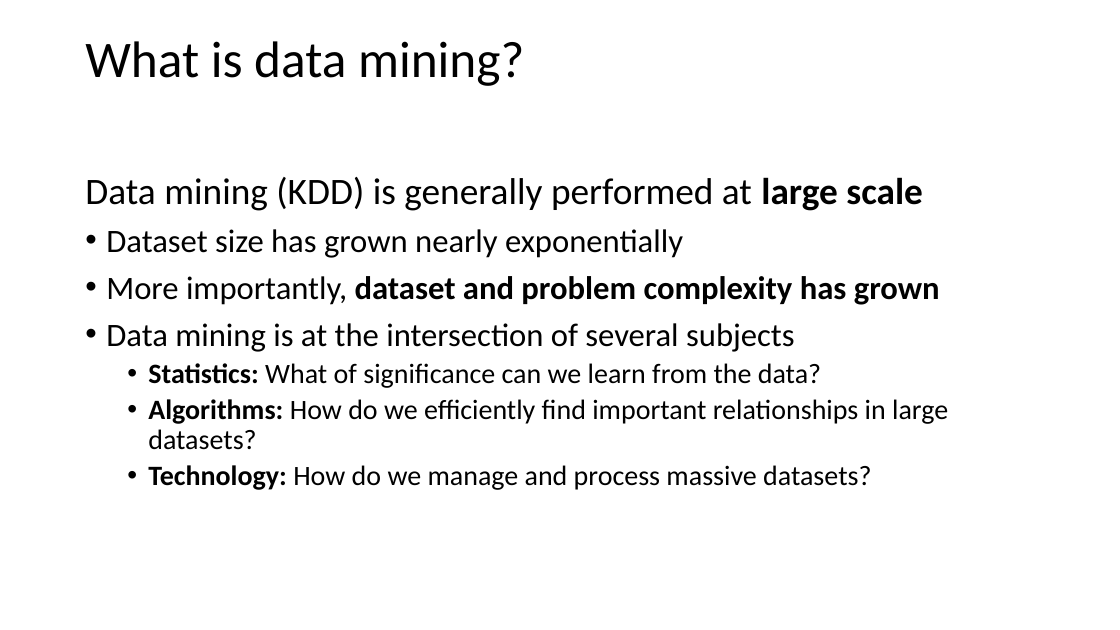
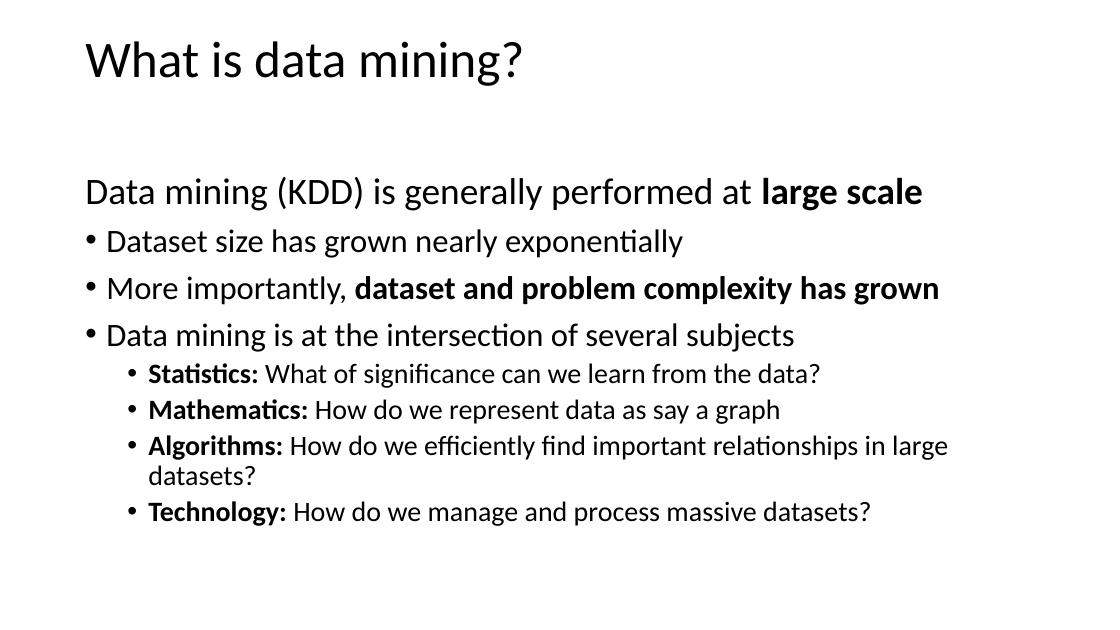
Before and after one commit to StephenElston/CSCI-E-108, a slide deck: slide 3 of slides/1_Introduction.pptx. Drawn at 1120x630 pixels with LibreOffice and Linux fonts; fonts in the diff are those of the drawing. Boxes give left, top, right and bottom in pixels: in the first picture for what was removed or moved away, otherwise in the second. Text is boxed around its words. In the diff, an @@ line names an element or a change of style, - is before the commit and + after.

Commit message:
Initial commit of data sources document

```diff
--- a/slides/1_Introduction.pptx
+++ b/slides/1_Introduction.pptx
@@ text at box(148, 399, 780, 424): paragraph added @@
+  • Mathematics: How do we represent data as say a graph
```
Also in this commit, not shown: 1 other slide changed, 1 other file.
